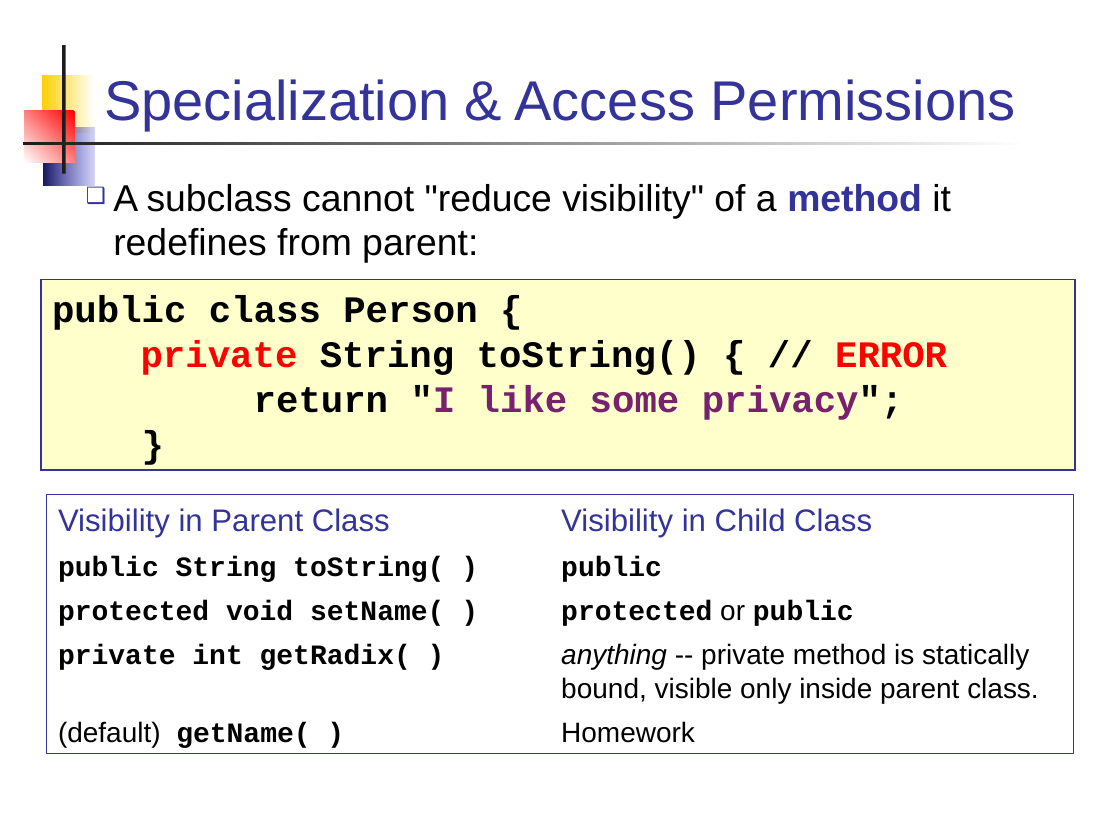
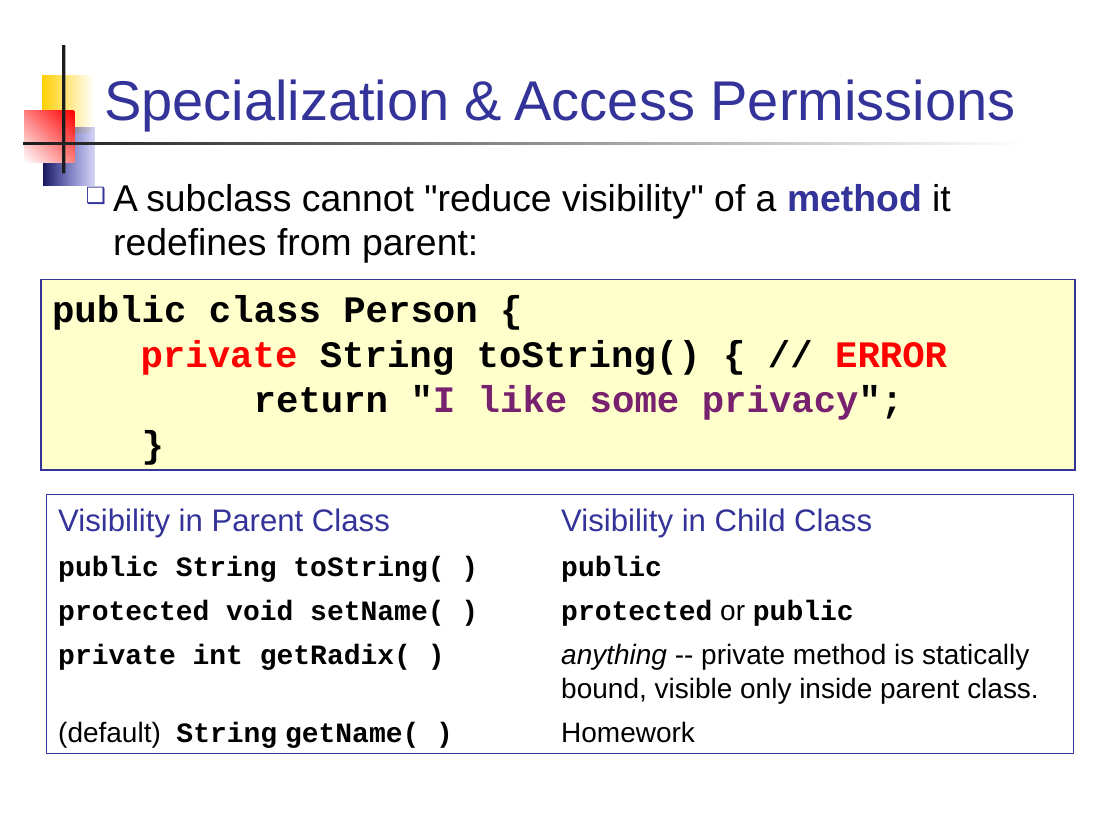
Before and after one commit to skeoop/skeoop.github.io, a slide deck: slide 10 of week4/Inheritance-2-Design.ppt. Drawn at 1120x840 pixels with LibreOffice and Linux fonts; fonts in the diff are those of the drawing. Boxes give left, top, right and bottom in pixels: in the first picture for what was removed or moved away, otherwise in the second. Text is boxed around its words. In the diff, an @@ line names an element or a change of style, - is before the commit and + after.

```diff
--- a/week4/Inheritance-2-Design.ppt
+++ b/week4/Inheritance-2-Design.ppt
@@ text in rectangle at [58,721,695,748]: text changed @@
-(default) getName( ) Homework
+(default) String getName( ) Homework
```
Also in this commit, not shown: 2 other files.
